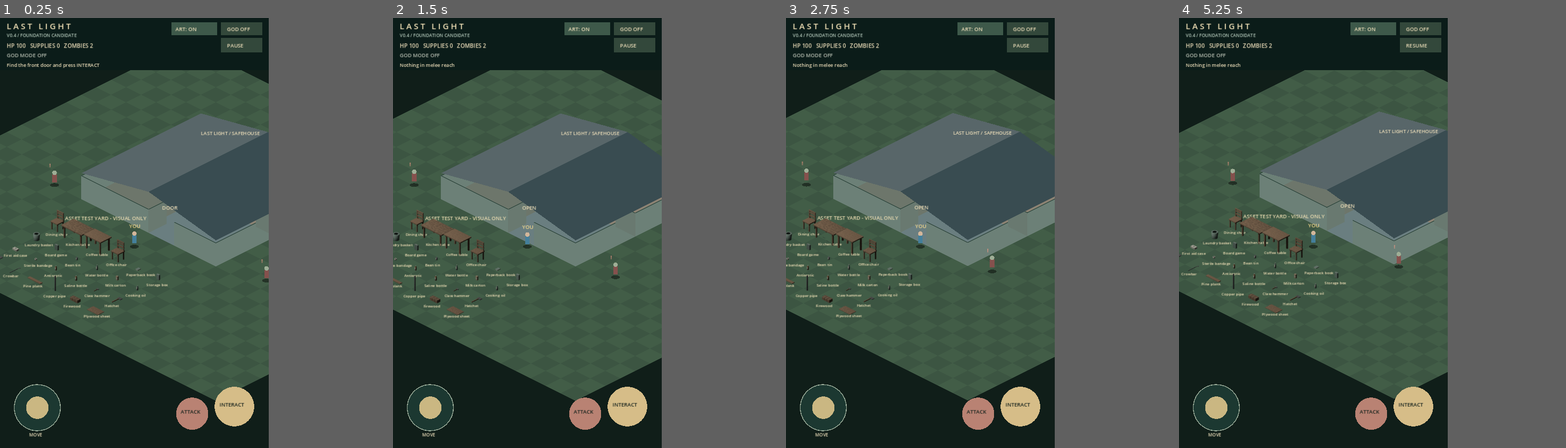
Above: before the commit, frames 1-4 (left to right).
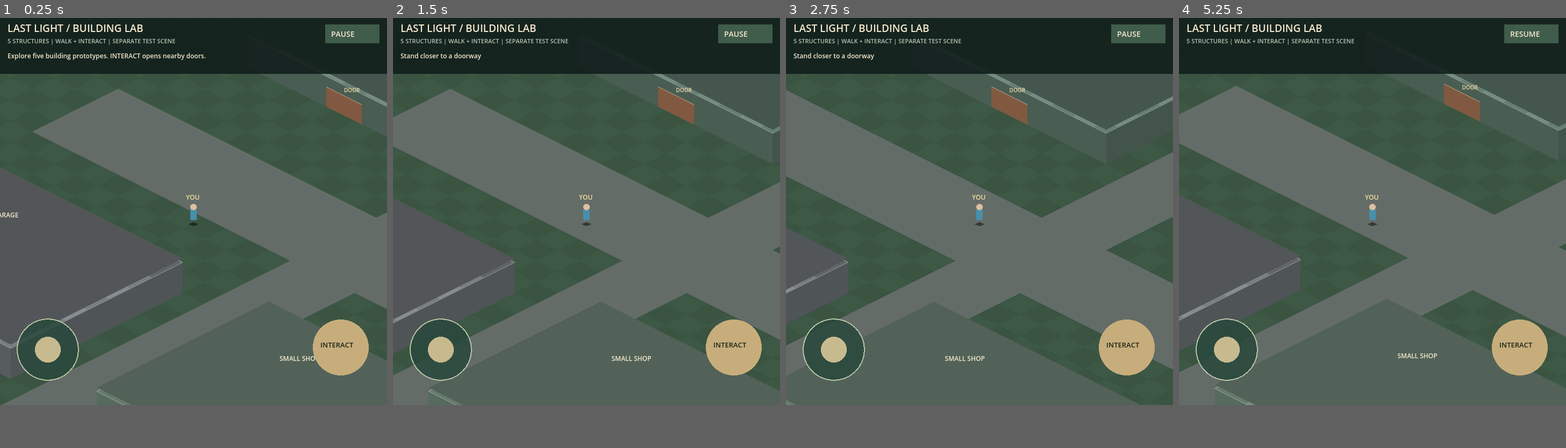
Above: after the commit, the same moments.

Repository: kalashgit/last-light-godot
Game: Godot game, scene res://scenes/building_lab.tscn
Two runs of this game, one before a commit and one after it. Both use one fixed random seed, a clock stepped at 60 frames per second and the inputs below. Before the commit the project starts from res://main.tscn.
Inputs (mouse positions are in pixels of both pictures, inside the frame that each line leads up to):
- Up to frame 1 (0.25 s): no input
- Up to frame 2 (1.5 s): tap Enter at 0.5 s; move the mouse to (586, 211) at 0.52 s; hold Right (ui_right) 0.53-1.25 s; tap E at 0.6 s; click (586, 211) at 0.67 s; tap Space at 0.77 s; drag from (474, 254) to (512, 319) at 1.27 s
- Up to frame 3 (2.75 s): move the mouse to (948, 138) at 2.02 s; hold Right (ui_right) from 2.03 s (still down); tap R at 2.1 s
- Up to frame 4 (5.25 s): release Right (ui_right) at 2.75 s; drag from (1298, 319) to (1233, 168) at 2.77 s; move the mouse to (1395, 297) at 3.52 s; hold Left (ui_left) 3.53-4.25 s; tap V at 3.6 s; tap Space at 3.77, 5 s; drag from (1233, 168) to (1271, 125) at 4.27 s; move the mouse to (1326, 233) at 5.02 s; hold Down (ui_down) from 5.03 s (still down); tap P at 5.1 s; click (1326, 233) at 5.17 s
In our replay, the window is 500x800 before the commit and 720x720 after it. These sizes can differ from the game's own. Grey fills any space a smaller window leaves; there, only what the larger window draws over its background counts as a difference.

The runs differ from the first frame. In frame 1, 45% of the frame differs, in the area x 0-100%, y 0-98%; in frame 2, 47%; in frame 3, 45%; in frame 4, 47%.

Commit message:
Set building laboratory as isolated browser-preview startup scene

Diff:
--- a/project.godot
+++ b/project.godot
@@ -2,12 +2,12 @@
 
 [application]
 config/name="LAST LIGHT — Isometric Survival"
-run/main_scene="res://main.tscn"
+run/main_scene="res://scenes/building_lab.tscn"
 config/features=PackedStringArray("4.3", "GL Compatibility")
 
 [display]
 window/size/viewport_width=720
-window/size/viewport_height=1152
+window/size/viewport_height=720
 window/stretch/mode="canvas_items"
 window/handheld/orientation=1
 
